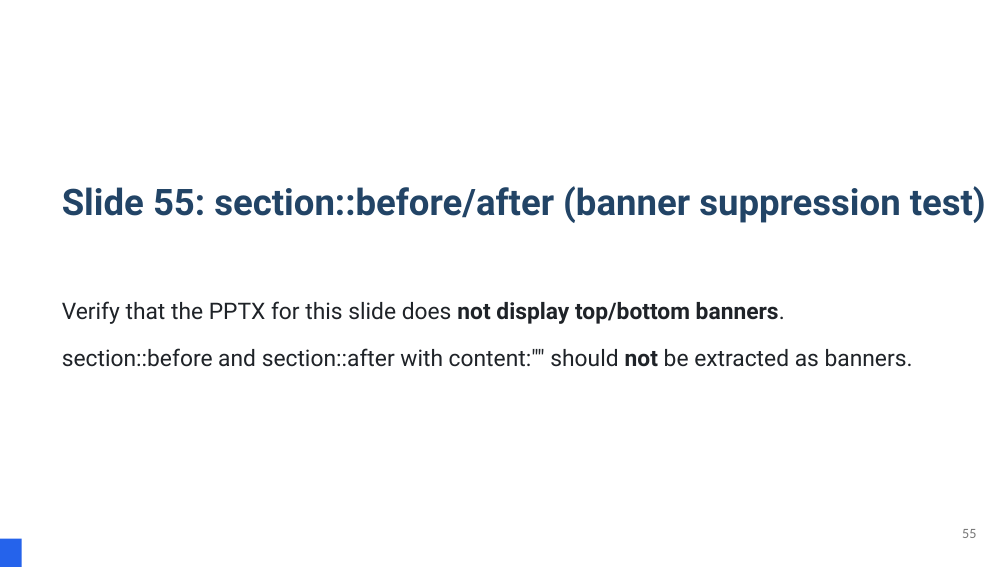
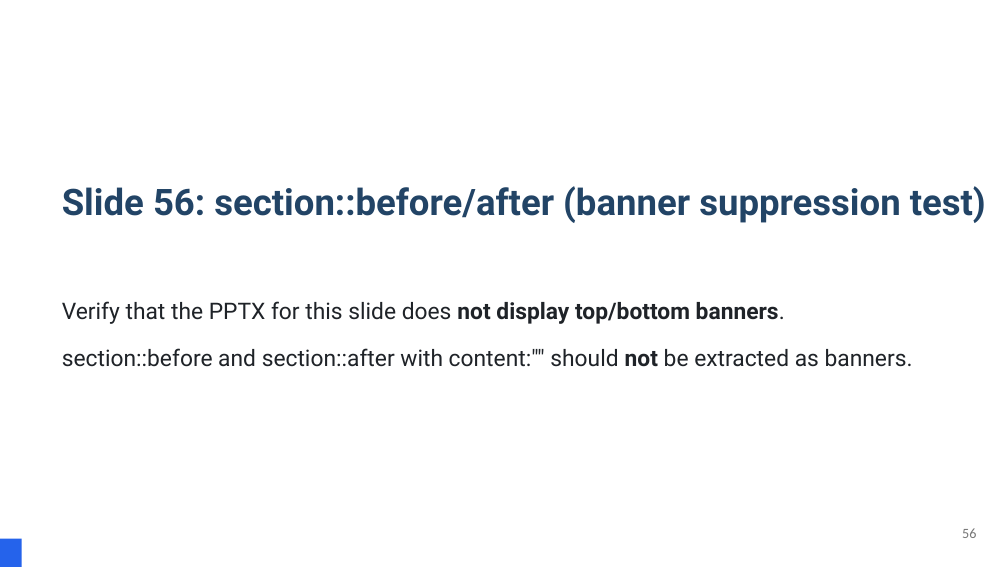
Before and after one commit to KatsuYuzu/marp-to-editable-pptx, a slide deck: slide 56 of output-pptx/test-output.pptx (slide 55 before the commit). Drawn at 1008x567 pixels with LibreOffice and Linux fonts; fonts in the diff are those of the drawing. Boxes give left, top, right and bottom in pixels: in the first picture for what was removed or moved away, otherwise in the second. Text is boxed around its words. In the diff, an @@ line names an element or a change of style, - is before the commit and + after.

```diff
--- a/output-pptx/test-output.pptx
+++ b/output-pptx/test-output.pptx
@@ text at <box>62,186,986,223</box>: text changed @@
-Slide 55: section::before/after (banner suppression test)
+Slide 56: section::before/after (banner suppression test)
@@ page number at <box>962,528,976,538</box>: text changed @@
-55
+56
```
Also in this commit, not shown: 14 other slides changed, 11 slides added, 1 other file.
